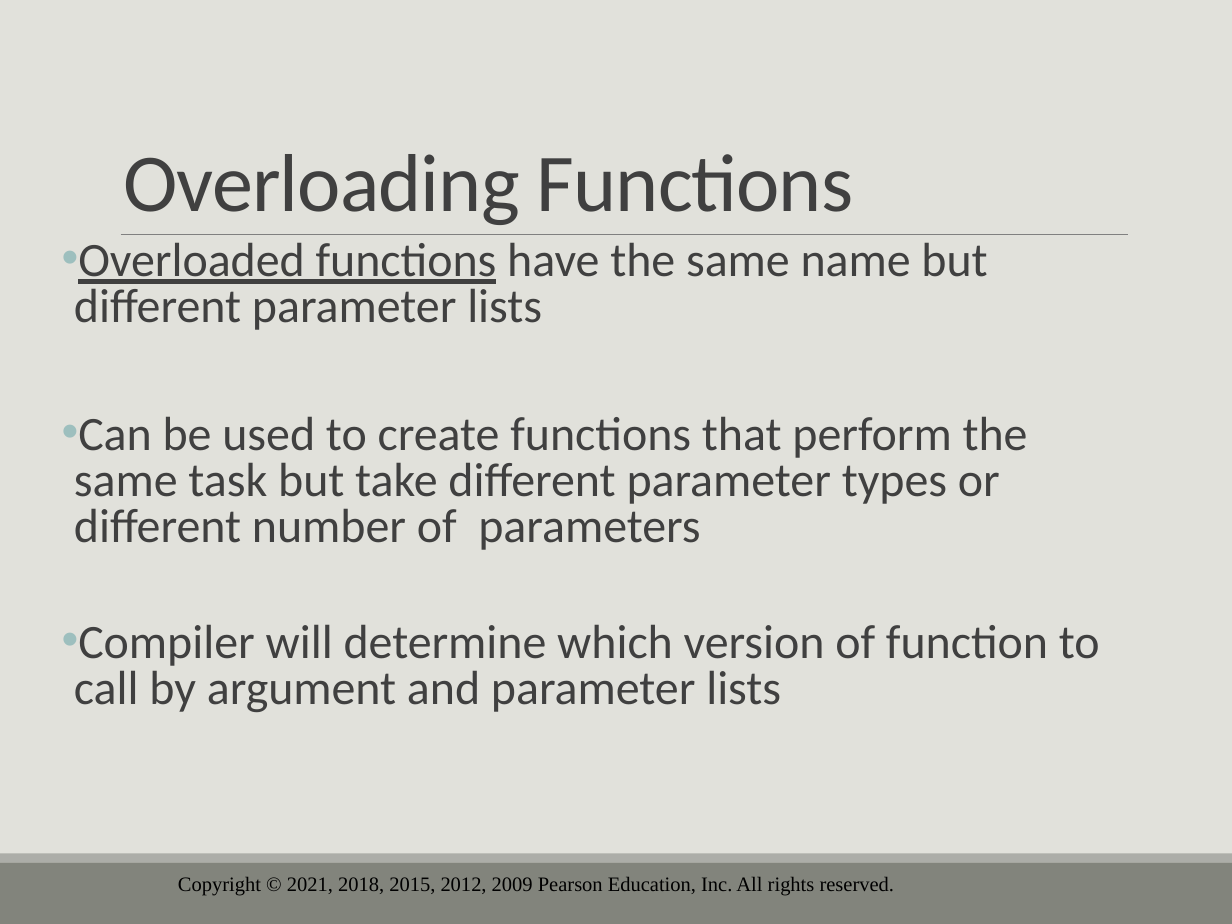
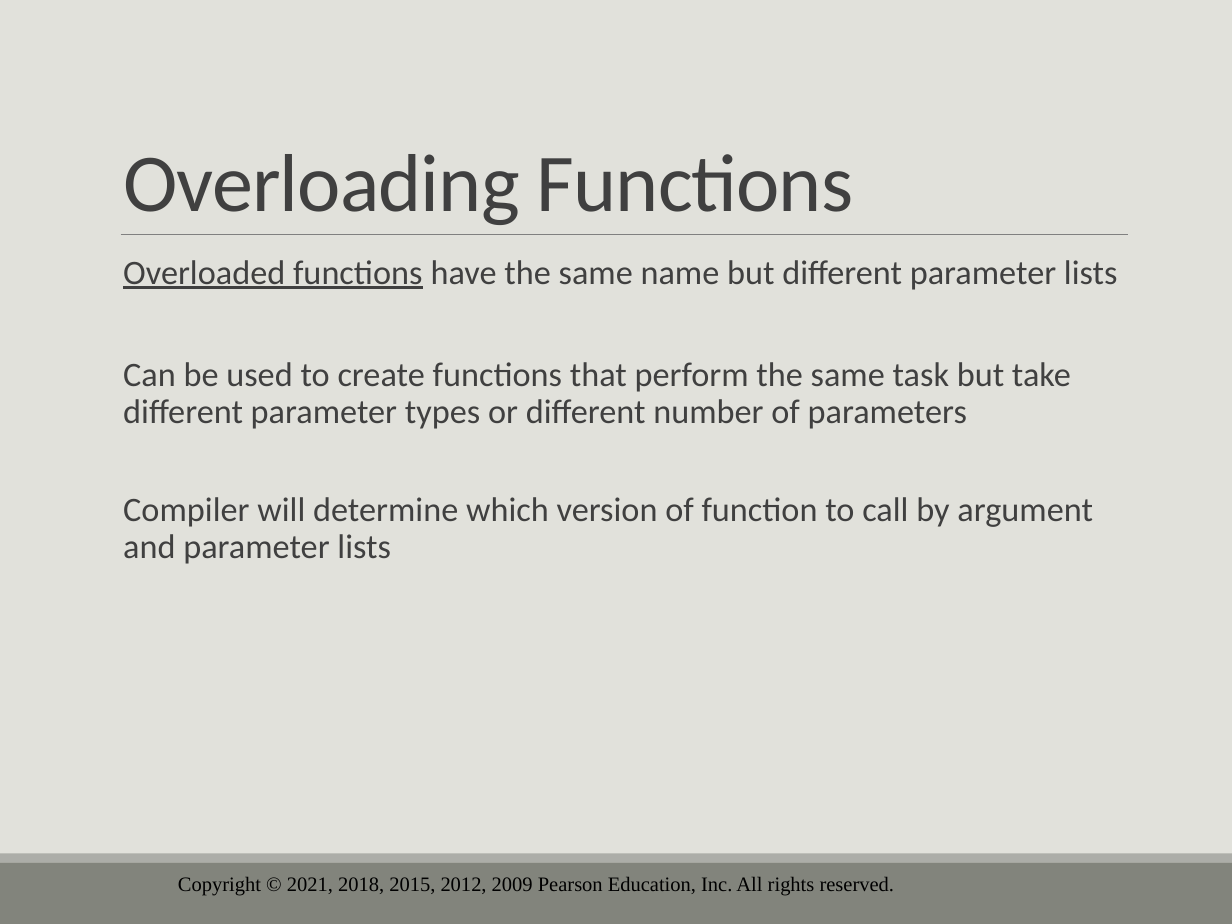
Before and after one commit to drolsonmi/eng1400, a slide deck: slide 58 of 1400_06_Functions.pptx. Drawn at 1232x924 pixels with LibreOffice and Linux fonts; fonts in the diff are those of the drawing; background and template pictures are left out. Boxes give left, top, right and bottom in pixels: in the first picture for what was removed or moved away, otherwise in the second. Text is boxed around its words. In the diff, an @@ line names an element or a change of style, - is before the commit and + after.

```diff
--- a/1400_06_Functions.pptx
+++ b/1400_06_Functions.pptx
@@ text "Overloaded functions have the same ...": place and size @@
-text "Overloaded functions have the same ..." at bbox=[74, 242, 1100, 712]
+text "Overloaded functions have the same ..." at bbox=[123, 260, 1118, 564]
@@ text "Overloaded functions have the same ..." at bbox=[123, 260, 1118, 564]: size 28 to 20 pt; bullet • to  ; line spacing 0.8 to 0.9 @@
```
Also in this commit, not shown: 5 other slides changed, 2 slides removed, 2 other files.
